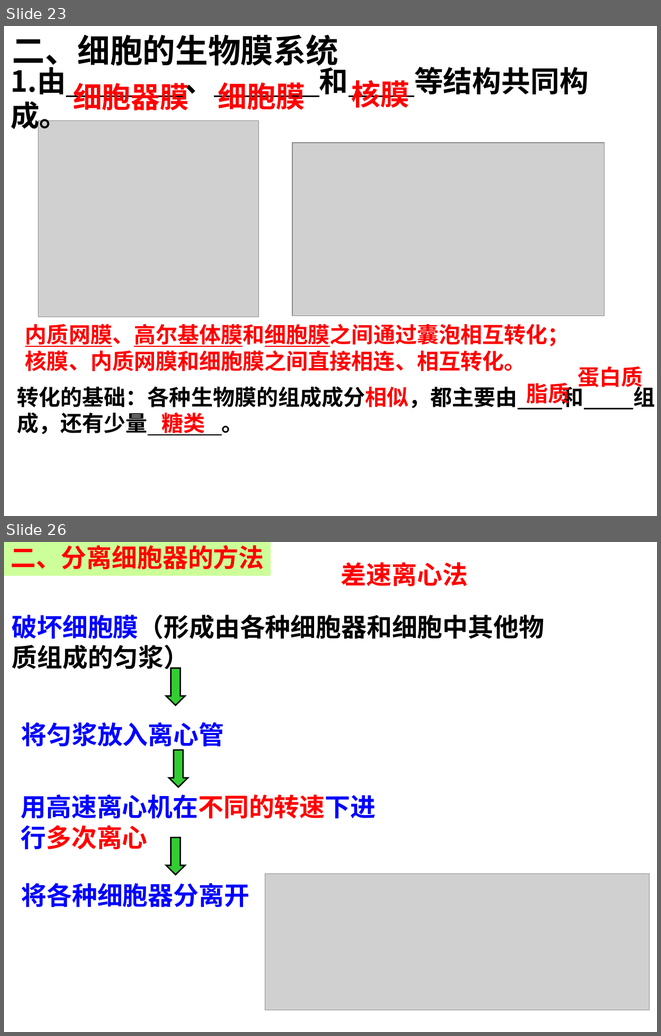
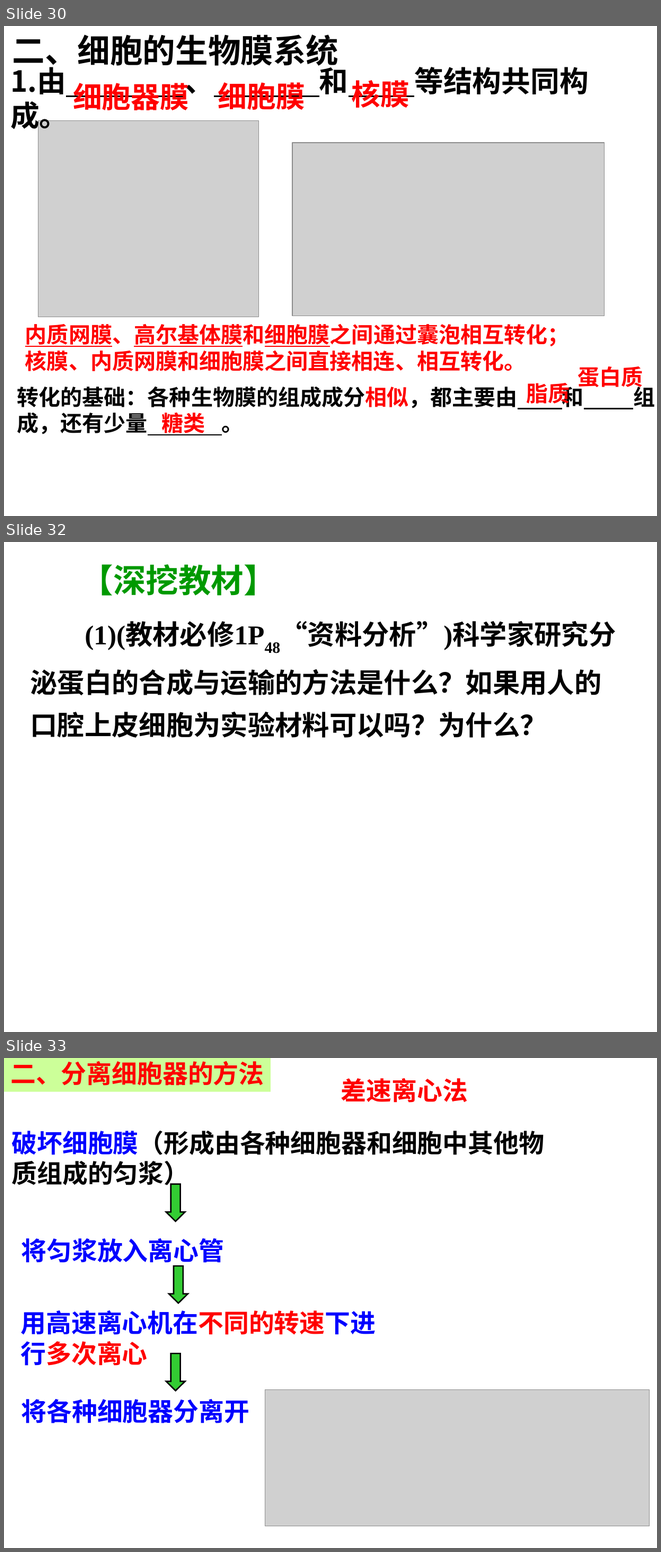
Before and after one commit to ZogeMung/class10, a slide deck: shengwu/rao3.2细胞器系统内的分工合作.ppt. Shown one above the other, each under a label of ours: slides 23 and 26 before the commit, slides 30, 32 and 33 after it; the slides between them are not shown. The pictures are 661x1036 and 661x1552 pixels, drawn with LibreOffice and Linux fonts; fonts in the diff are those of the drawing; grey boxes stand for pictures. Boxes give left, top, right and bottom in pixels: in the first picture for what was removed or moved away, otherwise in the second. Text is boxed around its words. In the diff, an @@ line names an element or a change of style, - is before the commit and + after.

```diff
--- a/shengwu/rao3.2细胞器系统内的分工合作.ppt
+++ b/shengwu/rao3.2细胞器系统内的分工合作.ppt
@@ slide 32 added at (4, 542, 657, 1032), background #FFFFFF @@
@@ text added at (81, 564, 277, 596), 36 pt, text #009900, bold @@
+【深挖教材】
@@ text added at (30, 621, 616, 738), 30 pt, text #000000, bold @@
+(1)(教材必修1P48“资料分析”)科学家研究分泌蛋白的合成与运输的方法是什么？如果用人的口腔上皮细胞为实验材料可以吗？为什么？
@@ what was slide 23 is now slide 30 @@
@@ what was slide 26 is now slide 33 @@
```
Also in this commit, not shown: 2 slides changed, 12 other slides added, 7 slides removed, 4 other files.
